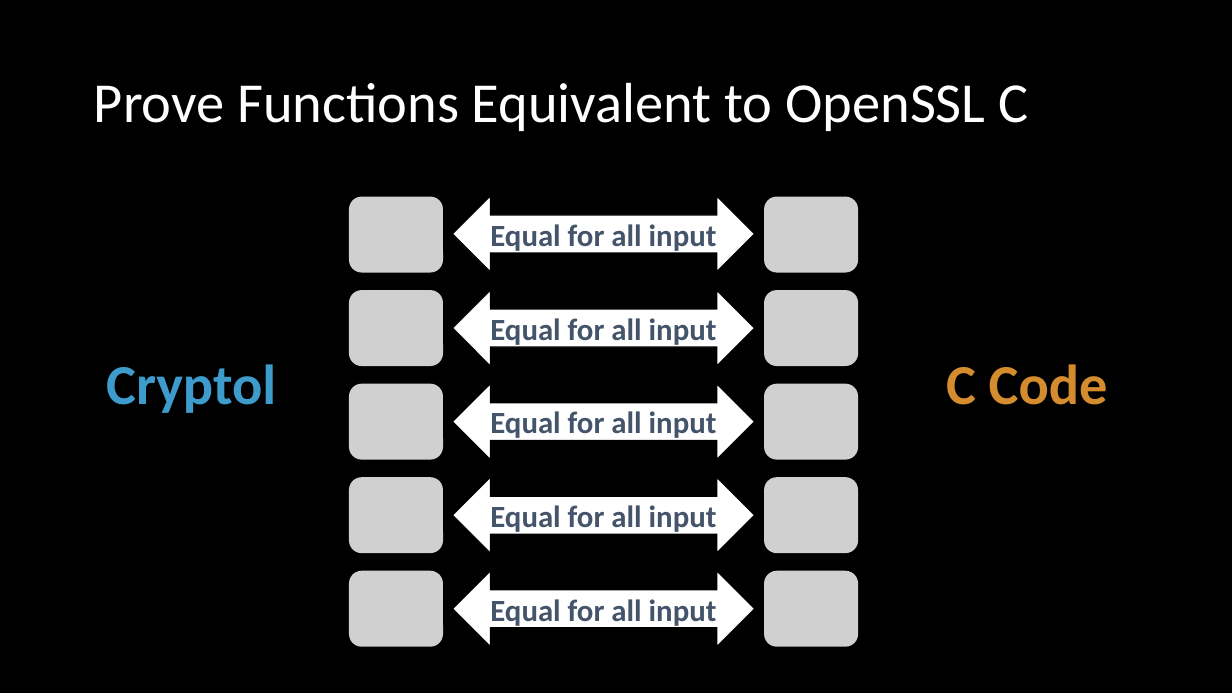
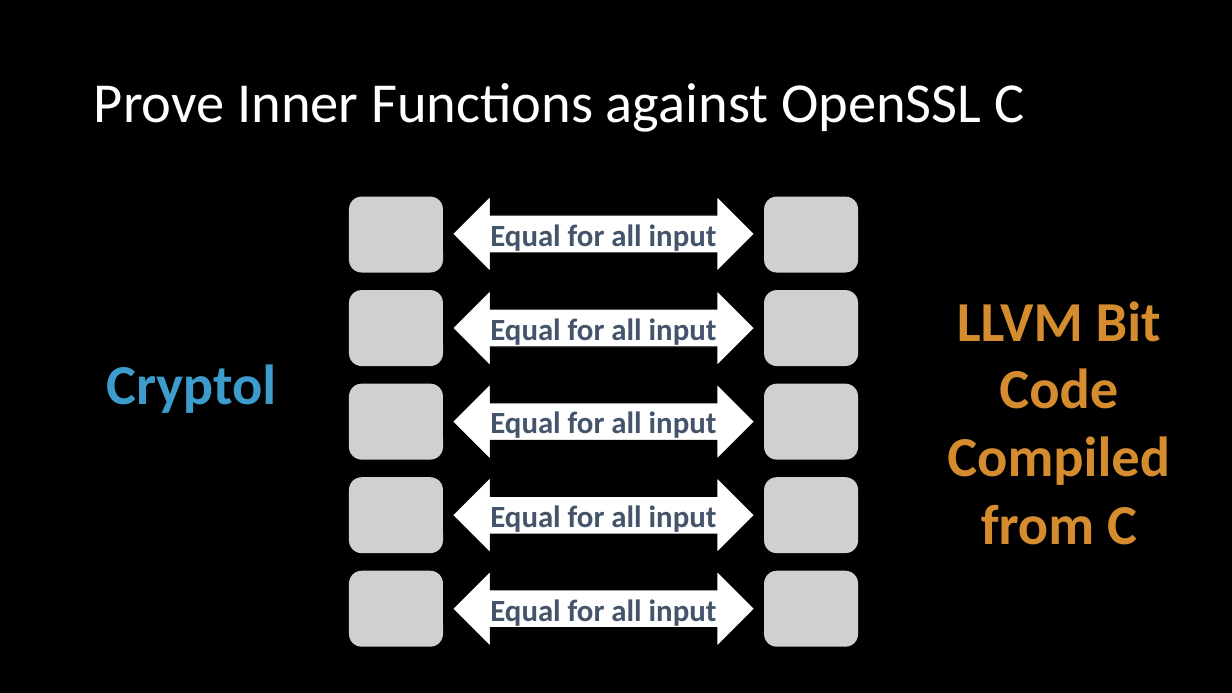
Before and after one commit to ericmercer/sha3-verification, a slide deck: slide 19 of presentation/SPIN2022.pptx (slide 16 before the commit). Drawn at 1232x693 pixels with LibreOffice and Linux fonts; fonts in the diff are those of the drawing; grey boxes stand for pictures. Boxes give left, top, right and bottom in pixels: in the first picture for what was removed or moved away, otherwise in the second. Text is boxed around its words. In the diff, an @@ line names an element or a change of style, - is before the commit and + after.

```diff
--- a/presentation/SPIN2022.pptx
+++ b/presentation/SPIN2022.pptx
@@ title at <box>94,83,1024,132</box>: text changed @@
-Prove Functions Equivalent to OpenSSL C
+Prove Inner Functions against OpenSSL C
@@ text at <box>947,301,1170,545</box>: text changed @@
-C Code
+LLVM Bit Code Compiled from C
```
Also in this commit, not shown: 8 other slides changed, 3 slides added.
